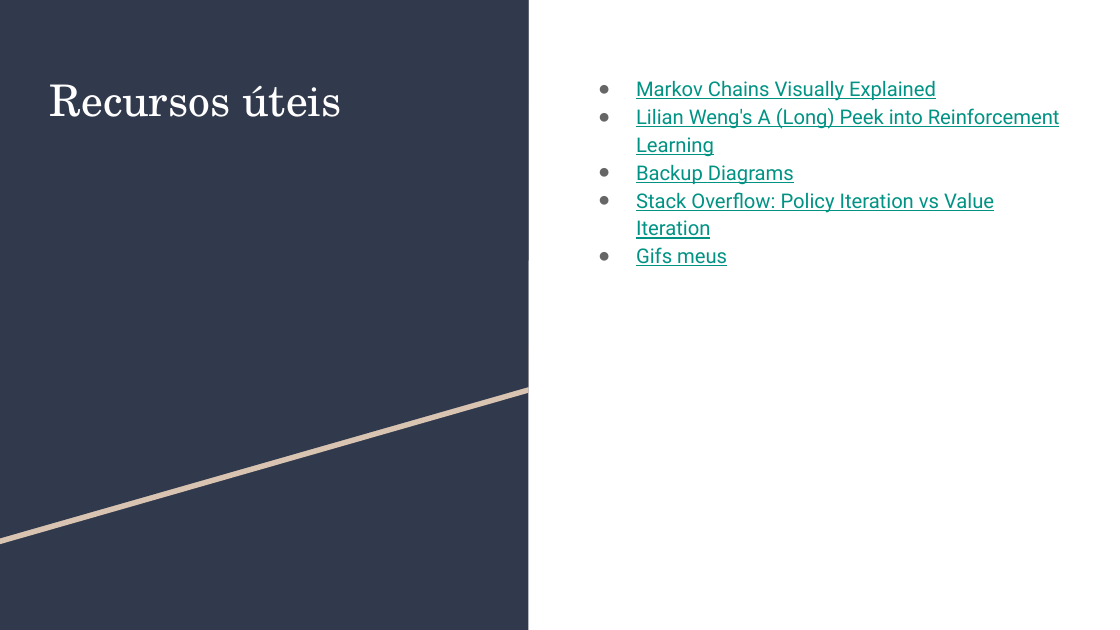
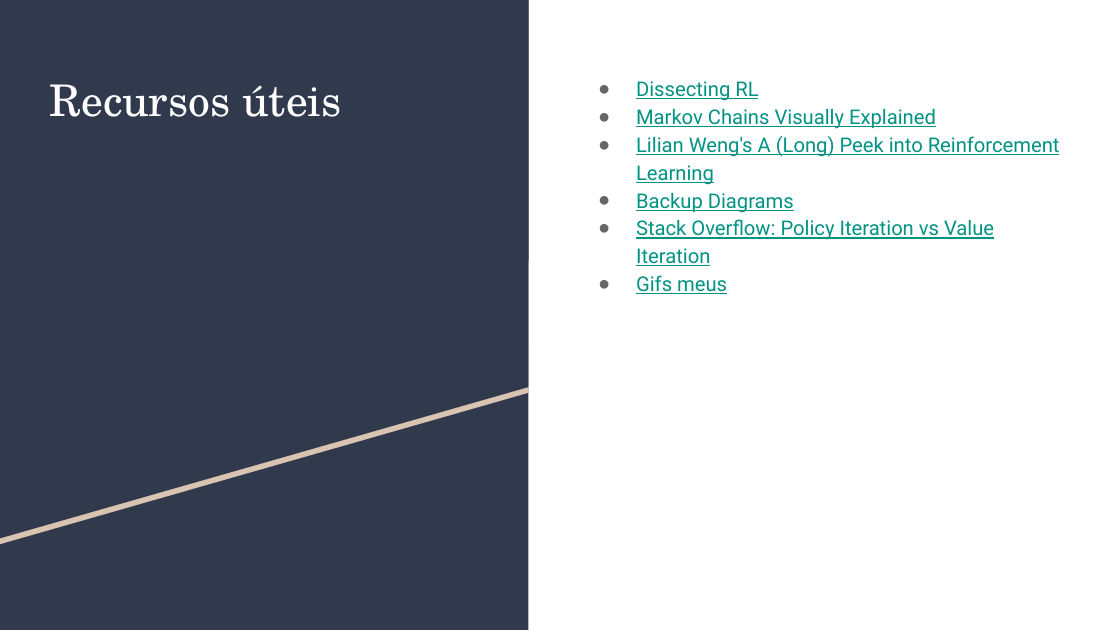
Before and after one commit to joaogui1/RL, a slide deck: slide 28 of course/aula 2/RL aula 2.pptx. Drawn at 1120x630 pixels with LibreOffice and Linux fonts; fonts in the diff are those of the drawing. Boxes give left, top, right and bottom in pixels: in the first picture for what was removed or moved away, otherwise in the second. Text is boxed around its words. In the diff, an @@ line names an element or a change of style, - is before the commit and + after.

```diff
--- a/course/aula 2/RL aula 2.pptx
+++ b/course/aula 2/RL aula 2.pptx
@@ text at (x1=636, y1=81, x2=758, y2=101): paragraph added @@
+● Dissecting RL
```
Also in this commit, not shown: 1 other file.
